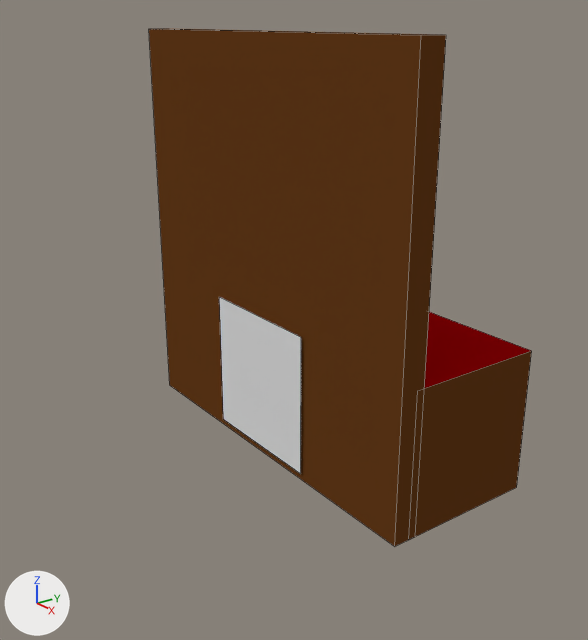
The Blender file theroom/models/museum/montre_svaerd.blend as it was, and as the next commit left it.
One viewpoint serves both versions: a 50 mm lens placed at (5.86, -4.92, 4.02), pointed at (0.29, -0.84, 1.46). The axes (+X, +Y, +Z) are drawn at lower left. The lights are the same throughout. Mesh edges are drawn as thin lines.

Before the edit, the objects in view are built like this:
```python
me_cube = bpy.data.meshes.new('Cube')
me_cube.from_pydata(...)  # a box spanning x -1.0..1.0, y -1.0..1.0, z -1.0..0.4
me_cube.materials.append(mat_material_001)  # blue #b0d5e7
me_cube_001 = bpy.data.meshes.new('Cube.001')
me_cube_001.from_pydata(...)  # a box spanning x -1.0..1.0, y -1.0..1.0, z -1.28..0.4
me_cube_001.materials.append(mat_material)  # brown #683d1a
me_cube_002 = bpy.data.meshes.new('Cube.002')
me_cube_002.from_pydata([(-1.0, -1.0, -1.0), (-1.0, -1.0, 1.0), (-1.0, 1.0, -1.0), (-1.0, 1.0, 1.0), (1.0, -1.0, -1.0), (1.0, -1.0, 1.0), (1.0, 1.0, -1.0), (1.0, 1.0, 1.0)], [], [(0, 1, 3, 2), (2, 3, 7, 6), (6, 7, 5, 4), (4, 5, 1, 0), (2, 6, 4, 0), (7, 3, 1, 5)])
for i in [5]: me_cube_002.polygons[i].material_index = 1
me_cube_002.materials.append(mat_material)  # brown #683d1a
me_cube_002.materials.append(mat_material_002)  # red #a50004
me_plane = bpy.data.meshes.new('Plane')
me_plane.from_pydata([(-1.0, -1.0, 0.0), (1.0, -1.0, 0.0), (-1.0, 1.0, 0.0), (1.0, 1.0, 0.0)], [], [(0, 1, 3, 2)])
ob_cube_001 = bpy.data.objects.new('Cube.001', me_cube_001)
ob_cube_001.location = (0.01, -0.9, 2.98)
ob_cube_001.scale = (1.89, 0.113, 2.29)
ob_cube_002 = bpy.data.objects.new('Cube.002', me_cube_002)
ob_cube_002.location = (0.01, -0.19, 0.7)
ob_cube_002.scale = (1.89, 0.667, 0.667)
ob_glass = bpy.data.objects.new('glass', me_cube)
ob_glass.location = (0.01, -0.22, 2.99)
ob_glass.scale = (1.87, 0.667, 2.27)
ob_glass.hide_viewport = True
ob_snap = bpy.data.objects.new('snap', me_plane)
ob_snap.location = (0.01, -1.04, 0.79)
ob_snap.rotation_euler = (1.571, 0.0, 0.0)  # degrees (90, 0, 0)
ob_snap.scale = (0.667, 0.667, 0.667)
```
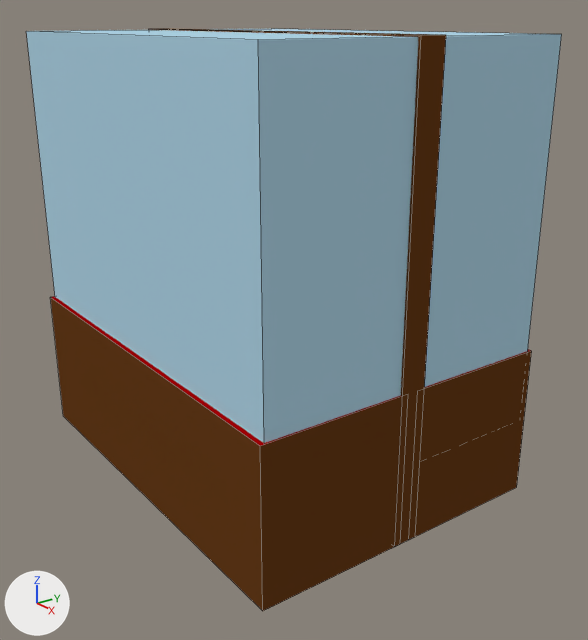
Where the change shows, as pixel boxes [x1, y1, x2, y2] in the pictures (588 x 640 px):
```json
{"object": "glass.001", "change": "added", "after": [26, 30, 418, 443], "on screen": "blue"}
{"object": "Cube.006", "change": "added", "after": [50, 296, 402, 611], "on screen": "brown", "faces in mat_material (brown #683d1a)": [50, 297, 402, 611], "faces in mat_material_002 (red #a50004)": [51, 296, 402, 446]}
{"object": "glass", "change": "shown", "after": [209, 29, 562, 387], "on screen": "blue"}
{"object": "snap", "change": "deleted", "before": [219, 297, 301, 474]}
{"object": "Cube.001", "change": "unchanged, covered by the edit", "before": [149, 29, 446, 546], "after": [149, 29, 446, 546]}
```

Scene script edits in JSON lines:
```json
{"op": "remove", "block": "ob_snap", "code": ["ob_snap = bpy.data.objects.new('snap', me_plane)", "ob_snap.location = (0.01, -1.04, 0.79)", "ob_snap.rotation_euler = (1.571, 0.0, 0.0)  # degrees (90, 0, 0)", "ob_snap.scale = (0.667, 0.667, 0.667)"]}
{"op": "remove", "block": "ob_glass", "code": "ob_glass.hide_viewport = True"}
{"op": "add", "block": "ob_cube_006", "code": ["ob_cube_006 = bpy.data.objects.new('Cube.006', me_cube_002.copy())  # the mesh of ob_cube_002", "ob_cube_006.location = (0.01, -1.62, 0.7)", "ob_cube_006.rotation_euler = (0.0, 0.0, 3.142)  # degrees (0, 0, 180)", "ob_cube_006.scale = (1.89, 0.667, 0.667)"]}
{"op": "add", "block": "ob_glass_001", "code": ["ob_glass_001 = bpy.data.objects.new('glass.001', me_cube)", "ob_glass_001.location = (0.01, -1.58, 2.99)", "ob_glass_001.scale = (1.87, 0.667, 2.27)"]}
```
